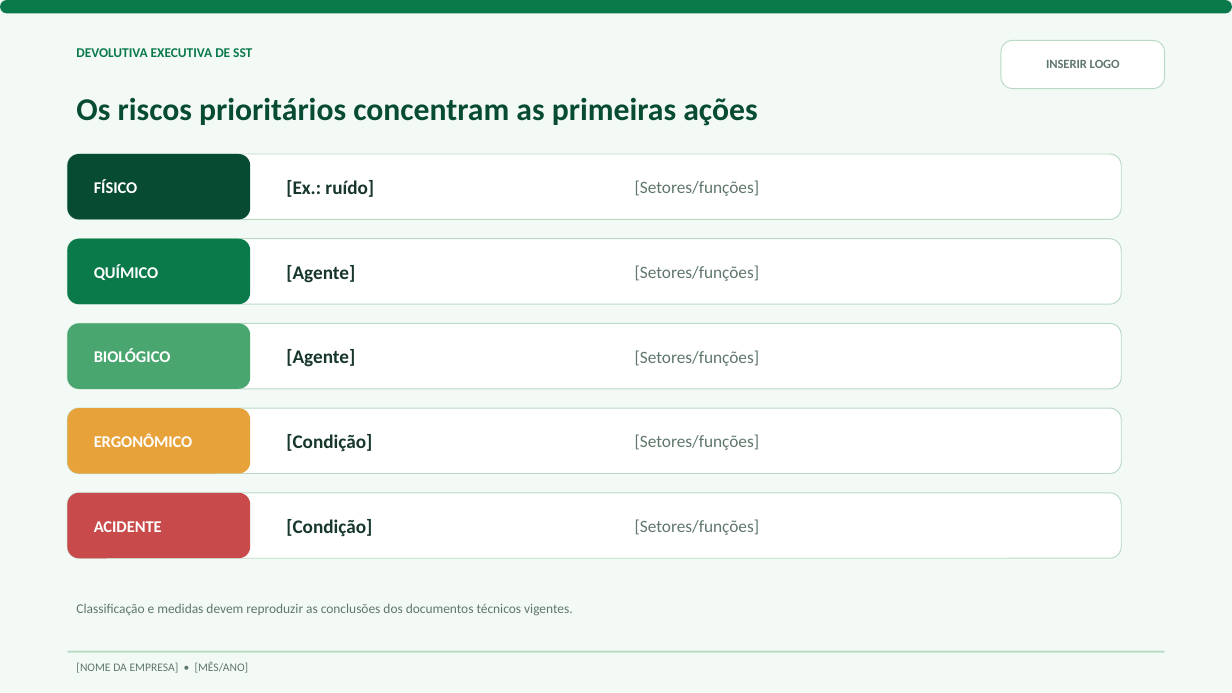
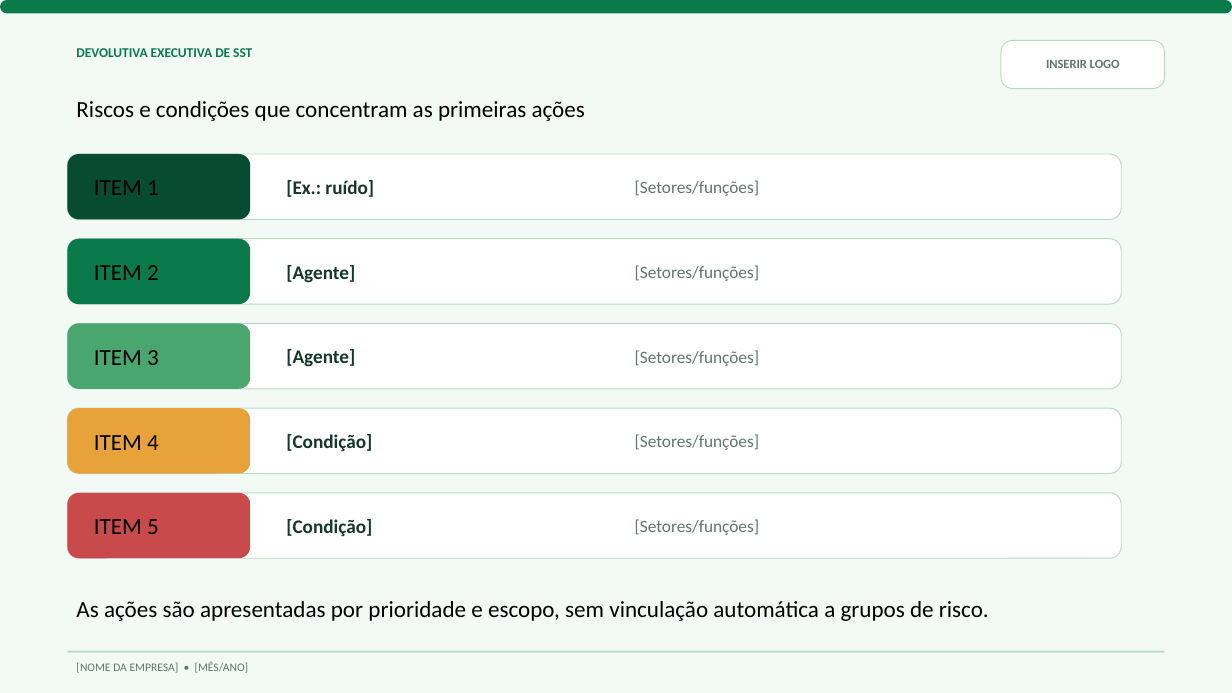
Before and after one commit to eduardoclau/apresentacao-sst-fortneer, a slide deck: slide 6 of Modelo_Devolutiva_SST_Fortneer.pptx. Drawn at 1232x693 pixels with LibreOffice and Linux fonts; fonts in the diff are those of the drawing. Boxes give left, top, right and bottom in pixels: in the first picture for what was removed or moved away, otherwise in the second. Text is boxed around its words. In the diff, an @@ line names an element or a change of style, - is before the commit and + after.

Commit message:
Ajusta ASO padrão, ações PGR e consolidação GFIP

```diff
--- a/Modelo_Devolutiva_SST_Fortneer.pptx
+++ b/Modelo_Devolutiva_SST_Fortneer.pptx
@@ text at bbox=[76, 101, 585, 121]: text changed; size 24.8 to 18 pt; text colour #074B32 to #000000; bold off @@
-Os riscos prioritários concentram as primeiras ações
+Riscos e condições que concentram as primeiras ações
@@ text at bbox=[94, 180, 159, 195]: text changed; size 12.8 to 18 pt; text colour #FFFFFF to #000000; bold off @@
-FÍSICO
+ITEM 1
@@ text at bbox=[94, 265, 159, 280]: text changed; size 12.8 to 18 pt; text colour #FFFFFF to #000000; bold off @@
-QUÍMICO
+ITEM 2
@@ text at bbox=[94, 350, 159, 365]: text changed; size 12.8 to 18 pt; text colour #FFFFFF to #000000; bold off @@
-BIOLÓGICO
+ITEM 3
@@ text at bbox=[94, 435, 159, 450]: text changed; size 12.8 to 18 pt; text colour #FFFFFF to #000000; bold off @@
-ERGONÔMICO
+ITEM 4
@@ text at bbox=[94, 519, 159, 534]: text changed; size 12.8 to 18 pt; text colour #FFFFFF to #000000; bold off @@
-ACIDENTE
+ITEM 5
@@ text at bbox=[76, 601, 989, 621]: text changed; size 10.5 to 18 pt; text colour #60776B to #000000 @@
-Classificação e medidas devem reproduzir as conclusões dos documentos técnicos vigentes.
+As ações são apresentadas por prioridade e escopo, sem vinculação automática a grupos de risco.
```
Also in this commit, not shown: 1 other file.
